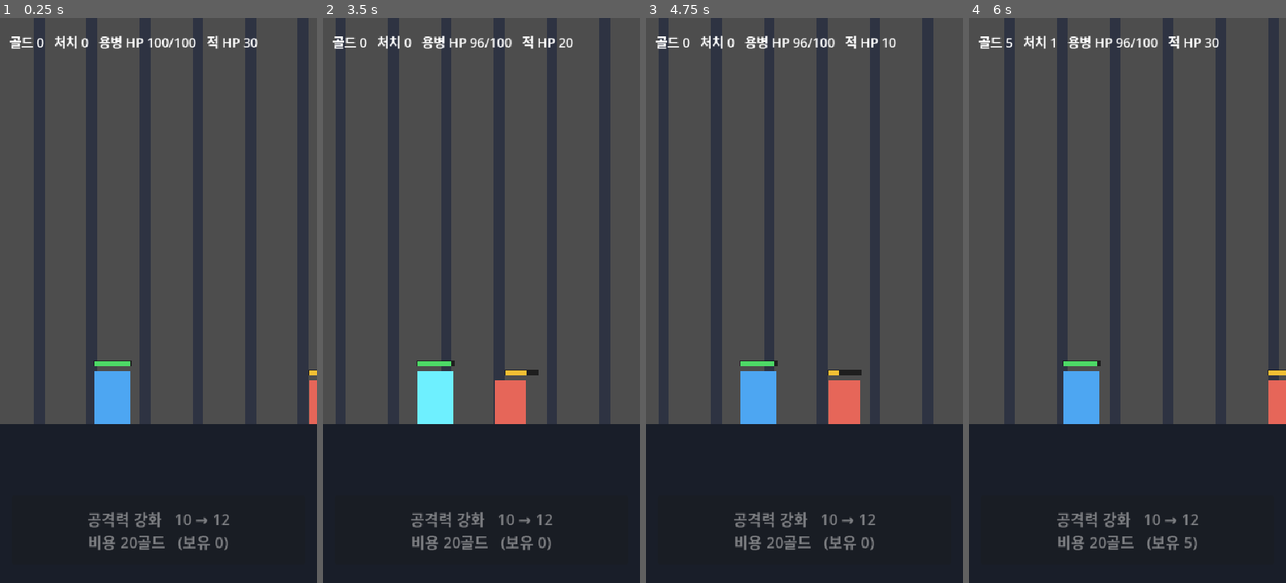
Above: before the commit, frames 1-4 (left to right).
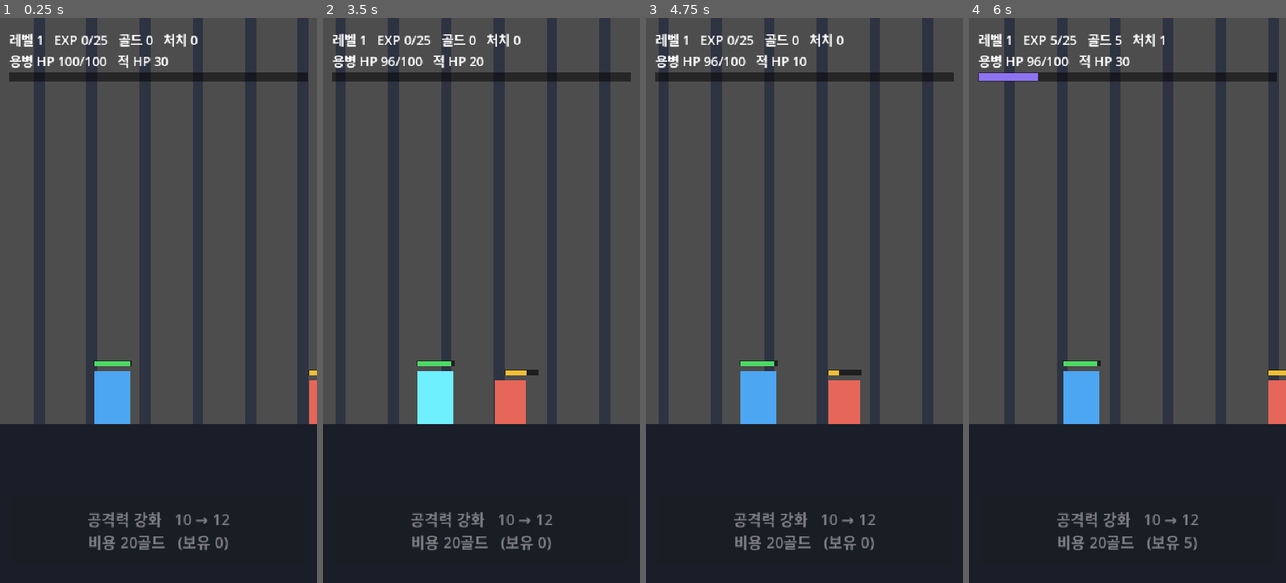
Above: after the commit, the same moments.

Repository: BN8624/unknown
Game: Godot game, scene res://Battle.tscn
Two runs of this game, one before a commit and one after it. Both use one fixed random seed, a clock stepped at 60 frames per second and the inputs below.
Inputs:
- Up to frame 1 (0.25 s): no input
- Up to frame 2 (3.5 s): tap Enter at 2.75 s
- Up to frame 3 (4.75 s): no input
- Up to frame 4 (6 s): no input

The runs differ from the first frame. In frame 1, 2.9% of the frame differs, in the area x 2-98%, y 2-12%; in frame 2, 2.9%; in frame 3, 2.9%; in frame 4, 2.9%.

Commit message:
feat: TASK_003 경험치·레벨업 성장 루프 구현
적 처치 시 경험치 +5, 레벨/경험치/경험치 바 표시, 레벨업 시
공격력 +1·최대 체력 +5·완전 회복, 레벨업 문구·용병 강조.
골드 강화 공격력과 레벨 공격력 독립 합산. 검증을 TASK_002·003
모두 통과해야 종료 코드 0이 되도록 확장. 진행 문서 갱신.

Co-Authored-By: Claude Opus 4.8 <noreply@anthropic.com>

Diff:
--- a/Battle.gd
+++ b/Battle.gd
@@ -21,6 +21,12 @@
 const ATK_UPGRADE_AMOUNT := 2        # 강화 1회당 공격력 증가
 const ATK_UPGRADE_BASE_COST := 20    # 첫 강화 비용
 const ATK_COST_MULTIPLIER := 1.4     # 다음 비용 = 직전 비용 × 1.4
+
+# ── 성장: 경험치와 레벨업 (TASK_003) ─────────────────────────────
+const EXP_PER_KILL := 5
+const START_LEVEL := 1
+const LEVEL_ATK_GAIN := 1            # 레벨업 1회당 공격력 증가
+const LEVEL_HP_GAIN := 5             # 레벨업 1회당 최대 체력 증가
 
 # ── 화면/배치 기준 ────────────────────────────────────────────────
 const SCREEN := Vector2(540, 960)
@@ -50,13 +56,27 @@
 var upgrade_button: Button
 var current_enemy_hits := 0   # 현재 적에게 용병이 가한 타격 수
 var first_hits := 0           # 검증용: 첫 적 처치에 든 타격 수
+var attack_upgrade_count := 0 # 골드 강화 횟수 (레벨업 공격력과 구분)
+
+# 레벨/경험치 상태
+var level := START_LEVEL
+var exp := 0
+var exp_bg: ColorRect
+var exp_fill: ColorRect
+var levelup_label: Label
+
+# 검증 단계 통과 플래그
+var v_task002 := false
+var v_task003 := false
 
 
 func _ready() -> void:
 	verify_mode = "--verify" in OS.get_cmdline_user_args()
 	_build_background()
 	_build_status_label()
+	_build_exp_bar()
 	_build_upgrade_ui()
+	_build_levelup_label()
 	_apply_korean_font()
 	_build_merc()
 	_spawn_enemy()
@@ -225,8 +245,11 @@
 
 func _kill_enemy() -> void:
 	kill_count += 1
+	var hits := current_enemy_hits
+	# 적 처치 → 골드 +5 → 경험치 +5 → 레벨업 확인
 	gold += GOLD_PER_KILL
-	var hits := current_enemy_hits
+	exp += EXP_PER_KILL
+	_check_level_up()
 	# 사망 연출 후 제거
 	var dying := enemy
 	dying.state = DEAD
@@ -243,20 +266,99 @@
 	merc.atk_timer = 0.0
 	_update_upgrade_ui()
 
-	if not verify_mode:
-		return
-	# ── 검증: 골드를 모아 강화하면 처치 타격 수가 줄어드는지 확인 ──
+	if verify_mode:
+		_verify_step(hits)
+
+
+# 현재 레벨에서 다음 레벨까지 필요한 경험치
+func _exp_to_next(lv: int) -> int:
+	return 20 + lv * 5
+
+
+func _check_level_up() -> void:
+	# 초과 경험치를 버리지 않고 가능한 만큼 레벨업한다.
+	while exp >= _exp_to_next(level):
+		exp -= _exp_to_next(level)
+		_level_up()
+
+
+func _level_up() -> void:
+	level += 1
+	merc.atk += LEVEL_ATK_GAIN
+	merc.max_hp += LEVEL_HP_GAIN
+	merc.hp = merc.max_hp            # 새 최대 체력까지 완전 회복
+	_update_hp_bar(merc)
+	_update_upgrade_ui()            # 강화 버튼에 현재 공격력 즉시 반영
+	_show_level_up_effect()
+
+
+func _show_level_up_effect() -> void:
+	# 레벨업 문구 (전투/입력은 막지 않음)
+	levelup_label.text = "레벨 업! %d" % level
+	levelup_label.visible = true
+	levelup_label.modulate.a = 1.0
+	var tw := create_tween()
+	tw.tween_interval(0.65)
+	tw.tween_property(levelup_label, "modulate:a", 0.0, 0.3)
+	tw.tween_callback(func() -> void: levelup_label.visible = false)
+	# 용병 강조: 짧게 커졌다 복귀
+	if not merc.is_empty():
+		var b: ColorRect = merc.body
+		var t2 := create_tween()
+		t2.tween_property(b, "scale", Vector2(1.25, 1.25), 0.12)
+		t2.tween_property(b, "scale", Vector2.ONE, 0.15)
+
+
+# ── 검증: TASK_002(골드 강화)와 TASK_003(경험치·레벨업)을 모두 확인 ──
+func _verify_step(hits: int) -> void:
 	if first_hits == 0:
 		first_hits = hits
-	print("[VERIFY] kill=%d hits=%d atk=%d gold=%d" % [kill_count, hits, merc.atk, gold])
+	# 불변식: 공격력·최대 체력이 강화/레벨 누적과 정확히 일치하는가
+	var levelups := level - START_LEVEL
+	var expect_atk := MERC_ATK + attack_upgrade_count * ATK_UPGRADE_AMOUNT + levelups * LEVEL_ATK_GAIN
+	var expect_maxhp := MERC_MAX_HP + levelups * LEVEL_HP_GAIN
+	if merc.atk != expect_atk:
+		print("[VERIFY] FAIL atk=%d expected=%d (강화=%d 레벨업=%d)" % [merc.atk, expect_atk, attack_upgrade_count, levelups])
+		get_tree().quit(1)
+		return
+	if merc.max_hp != expect_maxhp:
+		print("[VERIFY] FAIL maxhp=%d expected=%d (레벨업=%d)" % [merc.max_hp, expect_maxhp, levelups])
+		get_tree().quit(1)
+		return
+	print("[VERIFY] xp kill=%d level=%d exp=%d/%d atk=%d gold=%d" % [kill_count, level, exp, _exp_to_next(level), merc.atk, gold])
+
+	# TASK_003: 첫 레벨업 상태 확인
+	if not v_task003 and level >= START_LEVEL + 1:
+		var ok: bool = level == 2 and exp == 0 and _exp_to_next(level) == 30 \
+			and merc.max_hp == MERC_MAX_HP + LEVEL_HP_GAIN and merc.hp == merc.max_hp
+		if not ok:
+			print("[VERIFY] FAIL levelup level=%d exp=%d next=%d maxhp=%d hp=%d" % [level, exp, _exp_to_next(level), merc.max_hp, merc.hp])
+			get_tree().quit(1)
+			return
+		v_task003 = true
+		print("[VERIFY] task003 PASS level=2 exp=0/30 maxhp=%d hp=%d atk=%d(직전+1)" % [merc.max_hp, merc.hp, merc.atk])
+
+	# TASK_002: 골드 강화 (수식 검증) → 더 적은 타격으로 처치
 	while gold >= atk_upgrade_cost:
+		var g0 := gold
+		var a0: int = merc.atk
+		var c0 := atk_upgrade_cost
 		_do_upgrade()
-		print("[VERIFY] upgrade -> atk=%d cost=%d gold=%d" % [merc.atk, atk_upgrade_cost, gold])
-	if merc.atk > MERC_ATK and hits < first_hits:
-		print("[VERIFY] PASS kills=%d atk=%d hits=%d(<%d)" % [kill_count, merc.atk, hits, first_hits])
+		if gold != g0 - c0 or merc.atk != a0 + ATK_UPGRADE_AMOUNT or atk_upgrade_cost != int(round(c0 * ATK_COST_MULTIPLIER)):
+			print("[VERIFY] FAIL upgrade math gold=%d atk=%d cost=%d" % [gold, merc.atk, atk_upgrade_cost])
+			get_tree().quit(1)
+			return
+		print("[VERIFY] upgrade -> atk=%d cost=%d gold=%d 강화횟수=%d" % [merc.atk, atk_upgrade_cost, gold, attack_upgrade_count])
+	if not v_task002 and attack_upgrade_count >= 1 and hits < first_hits:
+		v_task002 = true
+		print("[VERIFY] task002 PASS 강화=%d hits=%d(<%d) atk=%d" % [attack_upgrade_count, hits, first_hits, merc.atk])
+
+	# 두 검증 모두 통과해야 종료 코드 0
+	if v_task002 and v_task003:
+		print("[VERIFY] ALL PASS kills=%d level=%d atk=%d maxhp=%d" % [kill_count, level, merc.atk, merc.max_hp])
 		get_tree().quit(0)
-	if kill_count >= 60:
-		print("[VERIFY] FAIL no speedup kills=%d atk=%d" % [kill_count, merc.atk])
+	if kill_count >= 80:
+		print("[VERIFY] FAIL incomplete task002=%s task003=%s kills=%d" % [str(v_task002), str(v_task003), kill_count])
 		get_tree().quit(1)
 
 
@@ -322,13 +424,39 @@
 	var f: Font = load(path)
 	status_label.add_theme_font_override("font", f)
 	upgrade_button.add_theme_font_override("font", f)
+	levelup_label.add_theme_font_override("font", f)
 
 
 func _build_status_label() -> void:
 	status_label = Label.new()
-	status_label.position = Vector2(16, 24)
+	status_label.position = Vector2(16, 20)
 	status_label.add_theme_font_size_override("font_size", 22)
 	add_child(status_label)
+
+
+func _build_exp_bar() -> void:
+	exp_bg = ColorRect.new()
+	exp_bg.color = Color(0, 0, 0, 0.5)
+	exp_bg.size = Vector2(508, 16)
+	exp_bg.position = Vector2(16, 92)
+	add_child(exp_bg)
+
+	exp_fill = ColorRect.new()
+	exp_fill.color = Color(0.55, 0.45, 0.95)   # 체력 바(초록/노랑)와 구분되는 보라
+	exp_fill.size = Vector2(0, 12)
+	exp_fill.position = Vector2(18, 94)
+	add_child(exp_fill)
+
+
+func _build_levelup_label() -> void:
+	levelup_label = Label.new()
+	levelup_label.position = Vector2(0, 300)
+	levelup_label.size = Vector2(SCREEN.x, 80)
+	levelup_label.horizontal_alignment = HORIZONTAL_ALIGNMENT_CENTER
+	levelup_label.add_theme_font_size_override("font_size", 52)
+	levelup_label.add_theme_color_override("font_color", Color(1.0, 0.92, 0.4))
+	levelup_label.visible = false
+	add_child(levelup_label)
 
 
 func _update_status() -> void:
@@ -337,7 +465,10 @@
 	var enemy_hp := 0
 	if not enemy.is_empty():
 		enemy_hp = enemy.hp
-	status_label.text = "골드 %d   처치 %d   용병 HP %d/%d   적 HP %d" % [gold, kill_count, merc.hp, merc.max_hp, enemy_hp]
+	var need := _exp_to_next(level)
+	status_label.text = "레벨 %d   EXP %d/%d   골드 %d   처치 %d\n용병 HP %d/%d   적 HP %d" % [level, exp, need, gold, kill_count, merc.hp, merc.max_hp, enemy_hp]
+	if exp_fill != null:
+		exp_fill.size.x = 504.0 * clampf(float(exp) / float(need), 0.0, 1.0)
 
 
 # ── 골드 강화 (TASK_002) ─────────────────────────────────────────
@@ -369,4 +500,5 @@
 	gold -= atk_upgrade_cost
 	merc.atk += ATK_UPGRADE_AMOUNT
 	atk_upgrade_cost = int(round(atk_upgrade_cost * ATK_COST_MULTIPLIER))
+	attack_upgrade_count += 1
 	_update_upgrade_ui()
Not shown, changed: HANDOFF.md
Not shown, changed: checklist.md
Not shown, changed: context-notes.md
